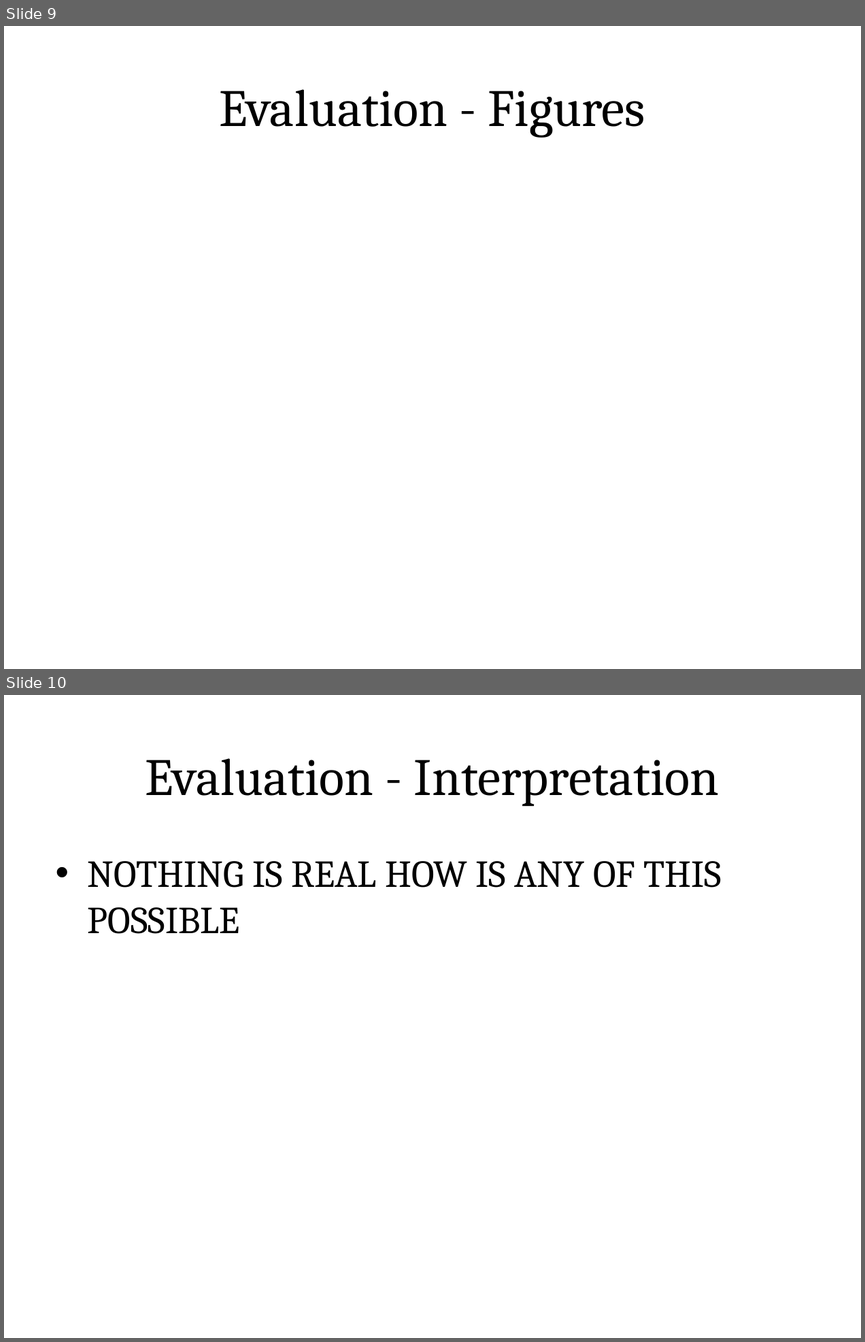
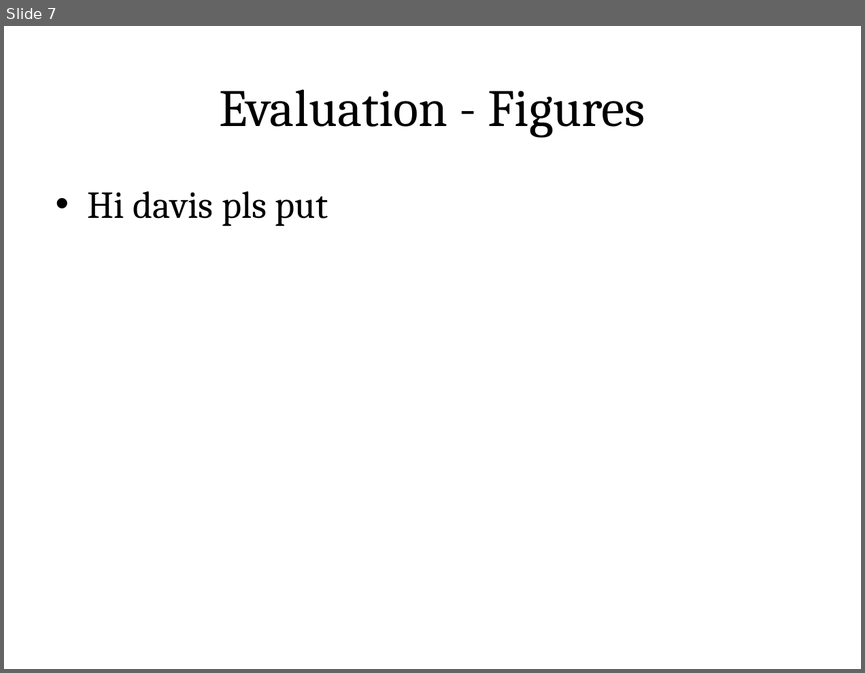
Before and after one commit to blinderm/game-of-life, a slide deck: presentation/CSC213_presentation.pptx. Shown one above the other, each under a label of ours: slides 9 and 10 before the commit, slide 7 after it. The pictures are 865x1342 and 865x673 pixels, drawn with LibreOffice and Linux fonts; fonts in the diff are those of the drawing. Boxes give left, top, right and bottom in pixels: in the first picture for what was removed or moved away, otherwise in the second. Text is boxed around its words. In the diff, an @@ line names an element or a change of style, - is before the commit and + after.

```diff
--- a/presentation/CSC213_presentation.pptx
+++ b/presentation/CSC213_presentation.pptx
@@ slide 10 removed at [4, 695, 861, 1338], background #FFFFFF @@
@@ title removed at [145, 758, 719, 807] @@
-Evaluation - Interpretation
@@ text removed at [88, 861, 722, 934] @@
-• NOTHING IS REAL HOW IS ANY OF THIS POSSIBLE
@@ what was slide 9 is now slide 7 @@
@@ slide 7 changed as well @@
@@ text added at [88, 191, 328, 226], 32 pt, text #000000 @@
+• Hi davis pls put
```
Also in this commit, not shown: 6 other slides changed, 1 slide added, 3 other slides removed.
